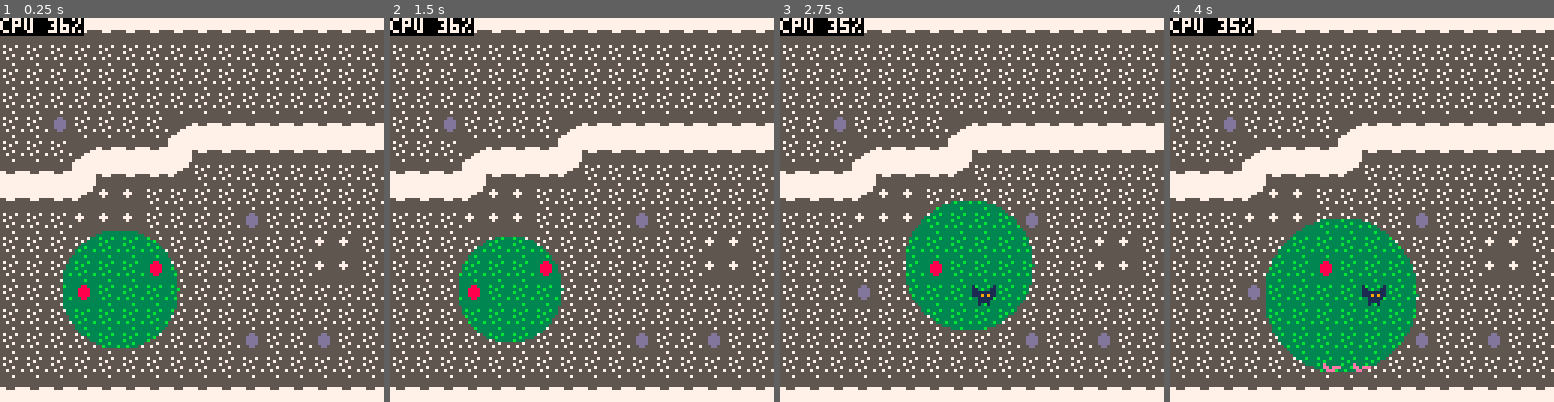
Above: before the commit, frames 1-4 (left to right).
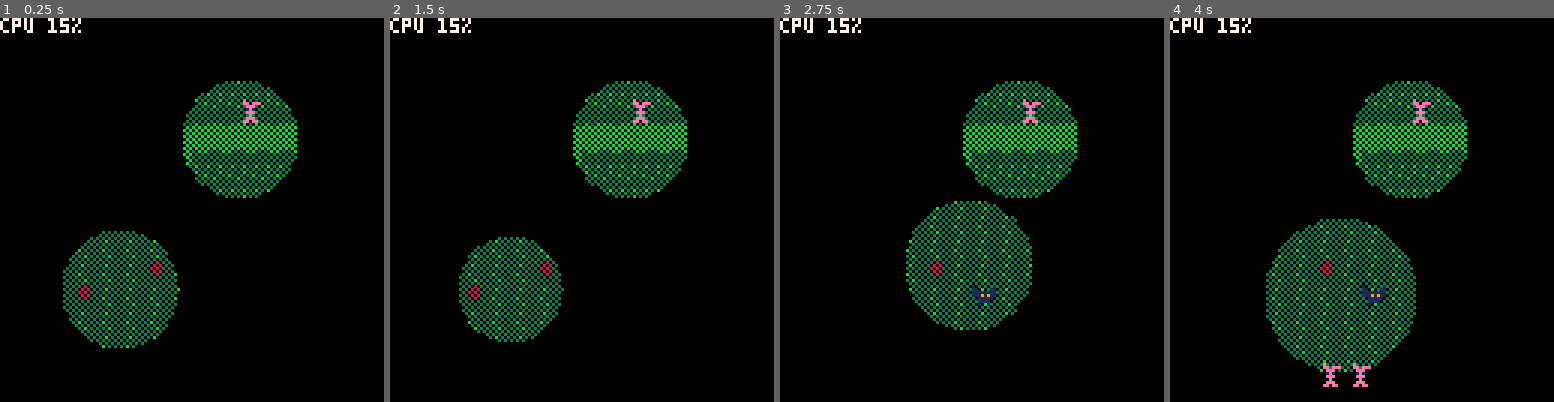
Above: after the commit, the same moments.

Repository: Cuttleshock/PICO-8-recipes
Game: PICO-8 cartridge light.p8
Two runs of this game, one before a commit and one after it. Both use one fixed random seed, a clock stepped at 60 frames per second and the inputs below.
Inputs:
- Up to frame 1 (0.25 s): no input
- Up to frame 2 (1.5 s): tap X (X key) at 0.33, 1.07 s; tap O (Z key) at 0.7 s
- Up to frame 3 (2.75 s): hold Right 1.6-2.1 s; tap O (Z key) at 1.7, 2.1, 2.5 s; tap X (X key) at 1.85 s; hold Up 2.15-2.42 s; hold Right from 2.47 s (still down)
- Up to frame 4 (4 s): tap O (Z key) at 2.9, 3.3, 3.7 s; tap X (X key) at 2.97 s; release Right at 3.03 s; hold Left 3.08-3.58 s; hold Down 3.63-3.97 s

The runs differ from the first frame. In frame 1, 95% of the frame differs, in the area x 0-100%, y 0-100%; in frame 2, 96%; in frame 3, 94%; in frame 4, 93%.

Commit message:
Write draw_actors_binary - hideous, unoptimised, but not too costly at current scale

Diff:
--- a/light.p8
+++ b/light.p8
@@ -40,6 +40,36 @@
 function draw_actors()
 	for a in all(actors) do
 		spr(a.base.spr,a.x,a.y)
+	end
+end
+
+function draw_actors_binary()
+	for a in all(actors) do
+		for t in all(torches) do
+			if a.x>t.x+t.r or a.x+a.base.w<=t.x-t.r or a.y>t.y+t.r or a.y+a.base.h<=t.y-t.r then
+				-- totally outside range, save calculation
+			else
+				local check_x,check_y
+				if a.x>=t.x then
+					check_x=a.x
+				elseif a.x+a.base.w<=t.x then
+					check_x=a.x+a.base.w
+				else
+					check_x=t.x
+				end
+				if a.y>=t.y then
+					check_y=a.y
+				elseif a.y+a.base.h<=t.y then
+					check_y=a.y+a.base.h
+				else
+					check_y=t.y
+				end
+				if (t.x-check_x)*(t.x-check_x)+(t.y-check_y)*(t.y-check_y)<=t.r*t.r then
+					spr(a.base.spr,a.x,a.y)
+					break
+				end
+			end
+		end
 	end
 end
 
@@ -124,13 +154,13 @@
 
 function _draw()
 	map()
-	draw_actors()
+	-- draw_actors()
 
 	-- simplest fill for a single circle:
 	-- draw_plain_stripes(torches[1], shadow_col)
 
 	-- fill one circle with greyscale map:
-	draw_map_stripes(torches[1])
+	-- draw_map_stripes(torches[1])
 
 	-- fill two circles stripily:
 	-- draw_2_alt_stripes(torches[1], torches[2], shadow_col)
@@ -143,7 +173,10 @@
 	-- end
 
 	-- fill two circles with checkerboards
-	-- draw_2_checkerboard(torches[1], torches[2], shadow_col)
+	draw_2_checkerboard(torches[1], torches[2], shadow_col)
+
+	-- draw entire actor if it has any overlap with a light source
+	draw_actors_binary()
 
 	print('\#0cpu '..flr(stat(1)*100)..'%',0,0,7)
 end
